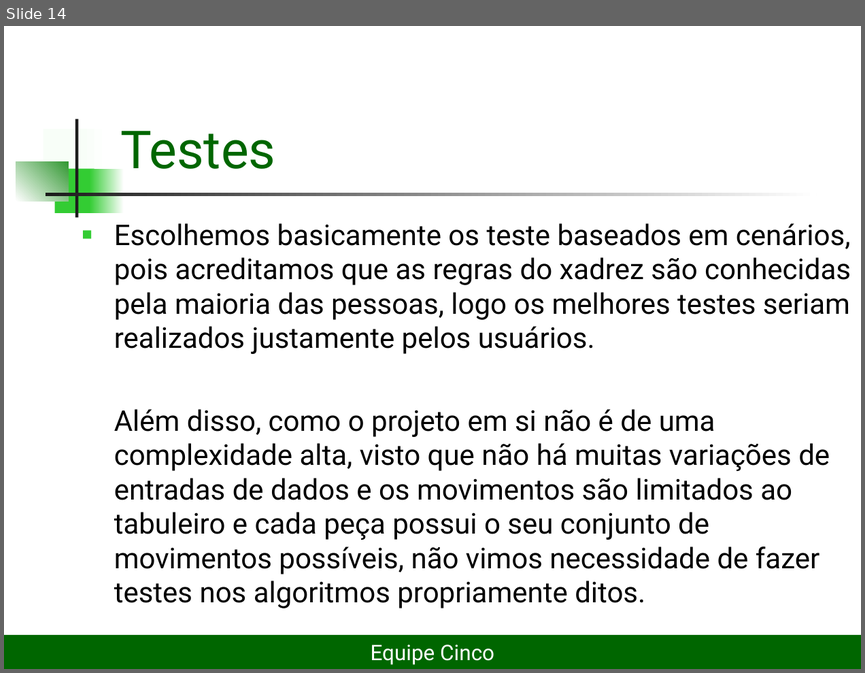
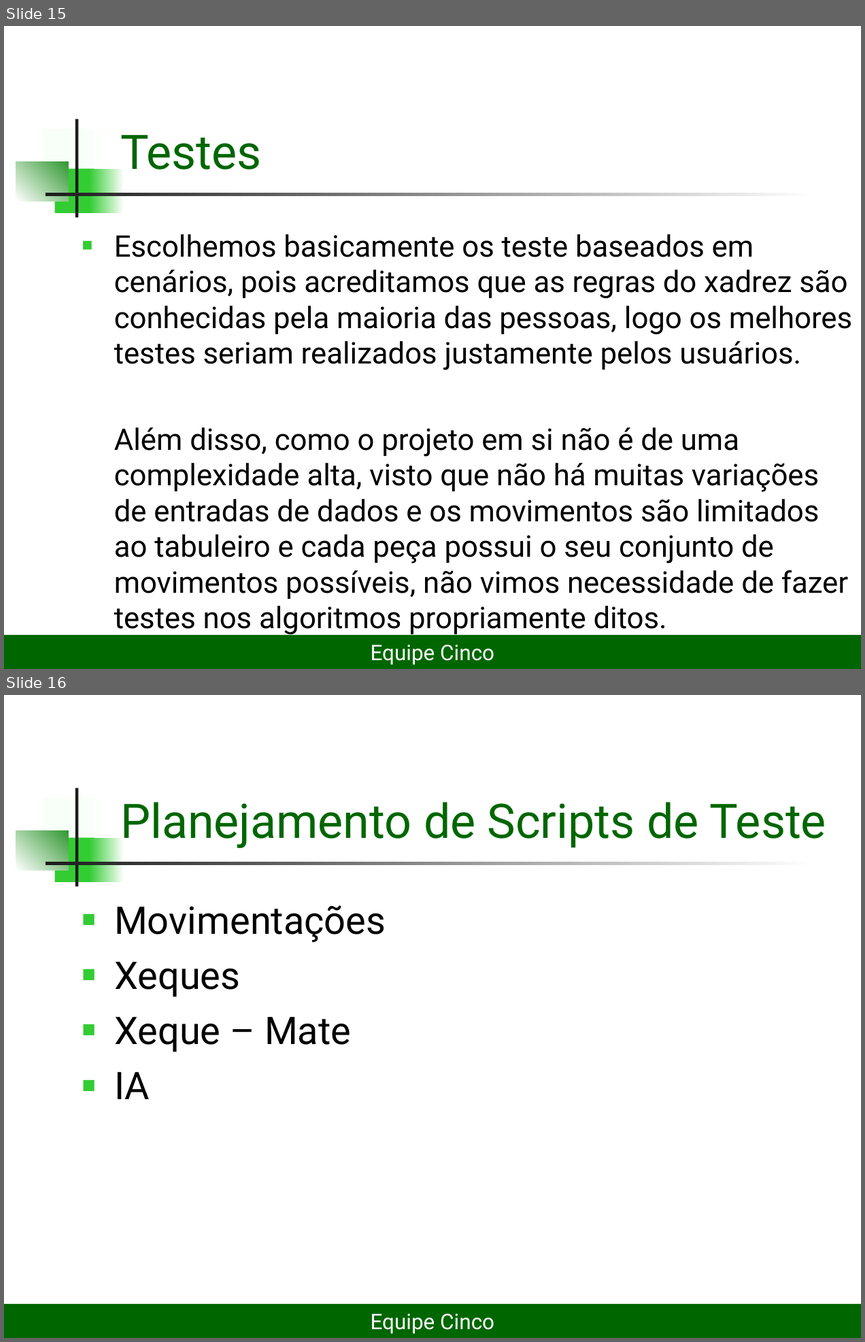
Before and after one commit to lDarthKill/xadrez-es2-compuff, a slide deck: Documentos/Projeto Xadrez2seminário.ppt. Shown one above the other, each under a label of ours: slide 14 before the commit, slides 15 and 16 after it. The pictures are 865x673 and 865x1342 pixels, drawn with LibreOffice and Linux fonts; fonts in the diff are those of the drawing. Boxes give left, top, right and bottom in pixels: in the first picture for what was removed or moved away, otherwise in the second. Text is boxed around its words. In the diff, an @@ line names an element or a change of style, - is before the commit and + after.

```diff
--- a/Documentos/Projeto Xadrez2seminário.ppt
+++ b/Documentos/Projeto Xadrez2seminário.ppt
@@ slide 16 added at bbox=[4, 695, 861, 1338], background #FFFFFF; not listed: 7 template elements that a slide beside it also shows @@
@@ title added at bbox=[120, 802, 826, 848], 40 pt, text #006600 @@
+Planejamento de Scripts de Teste
@@ text added at bbox=[114, 905, 385, 1099], 32 pt, text #000000 @@
+■ Movimentações
+■ Xeques
+■ Xeque – Mate
+■ IA
@@ rectangle added at bbox=[4, 1304, 861, 1338], fill #006600, 18 pt, text #FFFFFF @@
+Equipe Cinco
@@ what was slide 14 is now slide 15 @@
@@ slide 15 changed as well @@
@@ title "Testes" at bbox=[120, 135, 262, 169]: size 44 to 40 pt @@
@@ text "Escolhemos basicamente os teste baseados ...": place and size @@
-text "Escolhemos basicamente os teste baseados ..." at bbox=[114, 223, 851, 608]
+text "Escolhemos basicamente os teste baseados ..." at bbox=[114, 234, 852, 636]
@@ text "Escolhemos basicamente os teste baseados ..." at bbox=[114, 234, 852, 636]: size 24 to 25 pt @@
```
Also in this commit, not shown: 13 other slides changed, 1 other slide added.
